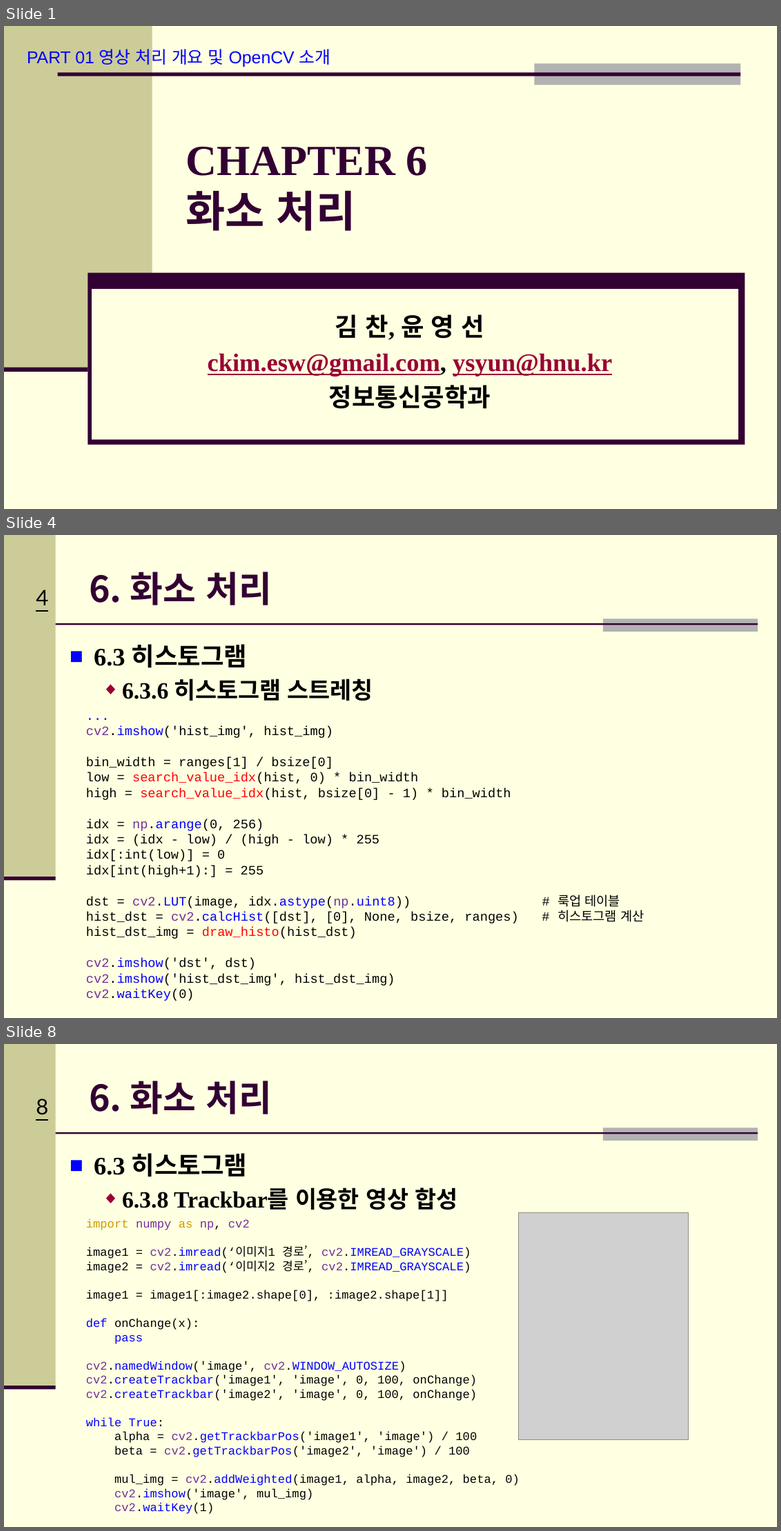
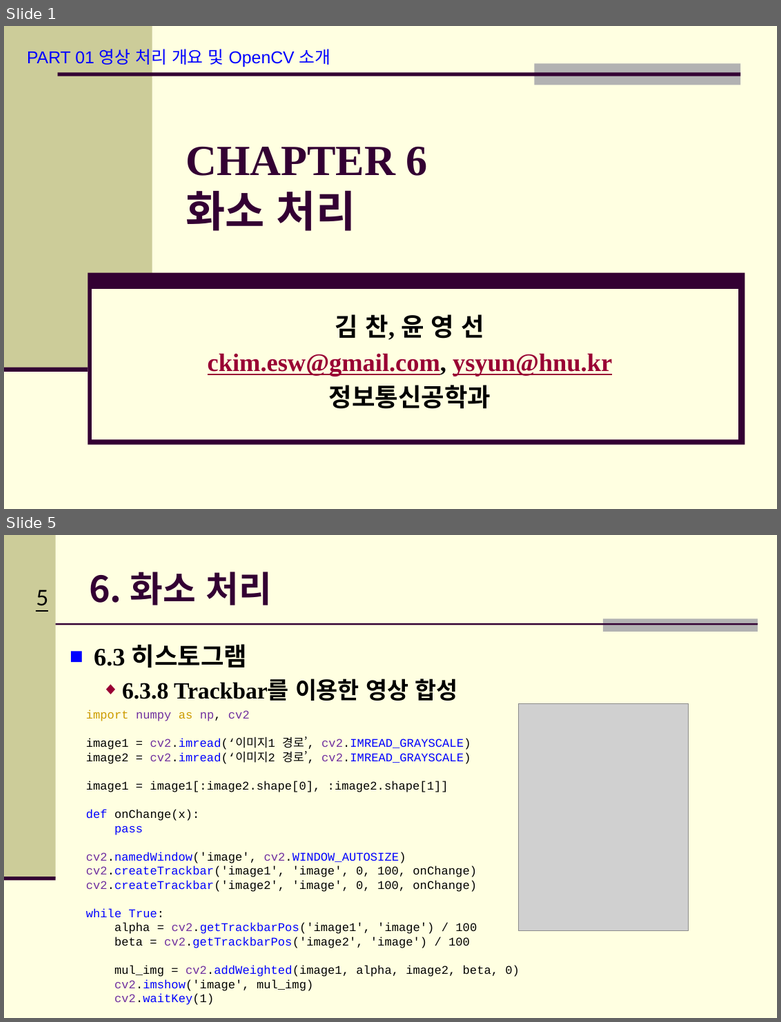
Before and after one commit to Hitbee-dev/OpenCV-Python, a slide deck: 2022-11-08/documents/CH_06 화소 처리.pptx. Shown one above the other, each under a label of ours: slides 1, 4 and 8 before the commit, slides 1 and 5 after it; the slides between them are not shown. The pictures are 781x1531 and 781x1022 pixels, drawn with LibreOffice and Linux fonts; fonts in the diff are those of the drawing; grey boxes stand for pictures; background and template pictures are left out. Boxes give left, top, right and bottom in pixels: in the first picture for what was removed or moved away, otherwise in the second. Text is boxed around its words. In the diff, an @@ line names an element or a change of style, - is before the commit and + after.

```diff
--- a/2022-11-08/documents/CH_06 화소 처리.pptx
+++ b/2022-11-08/documents/CH_06 화소 처리.pptx
@@ slide 4 removed at box(4, 535, 777, 1018), background #FFFFE1; not listed: 5 template elements that a slide beside it also shows @@
@@ title removed at box(89, 572, 272, 605) @@
-6. 화소 처리
@@ text removed at box(94, 644, 373, 701) @@
-■ 6.3 히스토그램
-  ◆ 6.3.6 히스토그램 스트레칭
@@ text removed at box(86, 726, 518, 1001) @@
-...
-cv2.imshow('hist_img', hist_img)
-bin_width = ranges[1] / bsize[0]
-low = search_value_idx(hist, 0) * bin_width
-high = search_value_idx(hist, bsize[0] - 1) * bin_width
-idx = np.arange(0, 256)
-idx = (idx - low) / (high - low) * 255
-idx[:int(low)] = 0
-idx[int(high+1):] = 255
-dst = cv2.LUT(image, idx.astype(np.uint8)) # 룩업 테이블
-hist_dst = cv2.calcHist([dst], [0], None, bsize, ranges) # 히스토그램 계산
-hist_dst_img = draw_histo(hist_dst)
-cv2.imshow('dst', dst)
-cv2.imshow('hist_dst_img', hist_dst_img)
-cv2.waitKey(0)
@@ what was slide 8 is now slide 5 @@
@@ page number at box(36, 590, 48, 606): text changed @@
-8
+5
```
Also in this commit, not shown: 2 slides changed, 3 slides added, 5 other slides removed, 5 other files.
